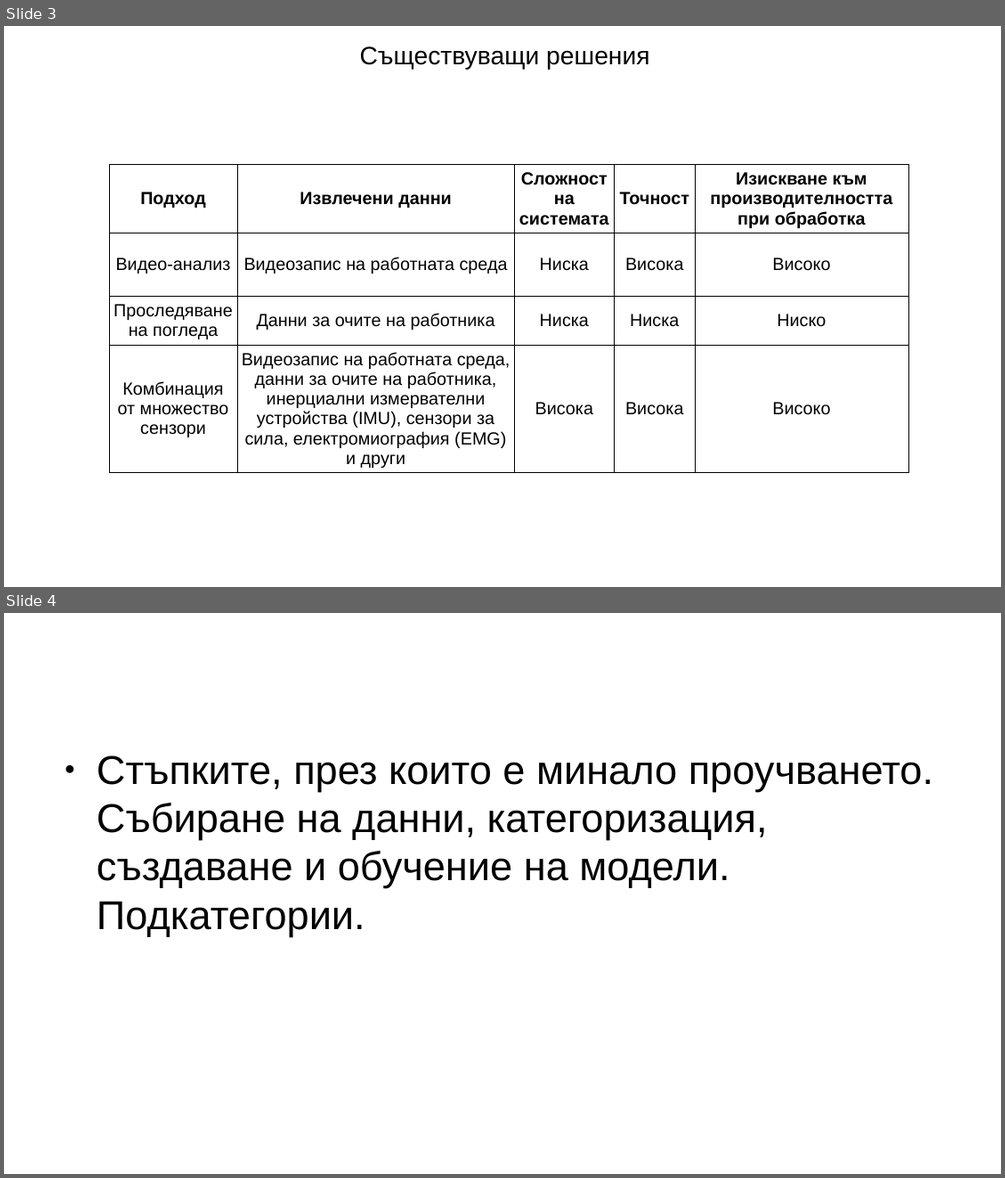
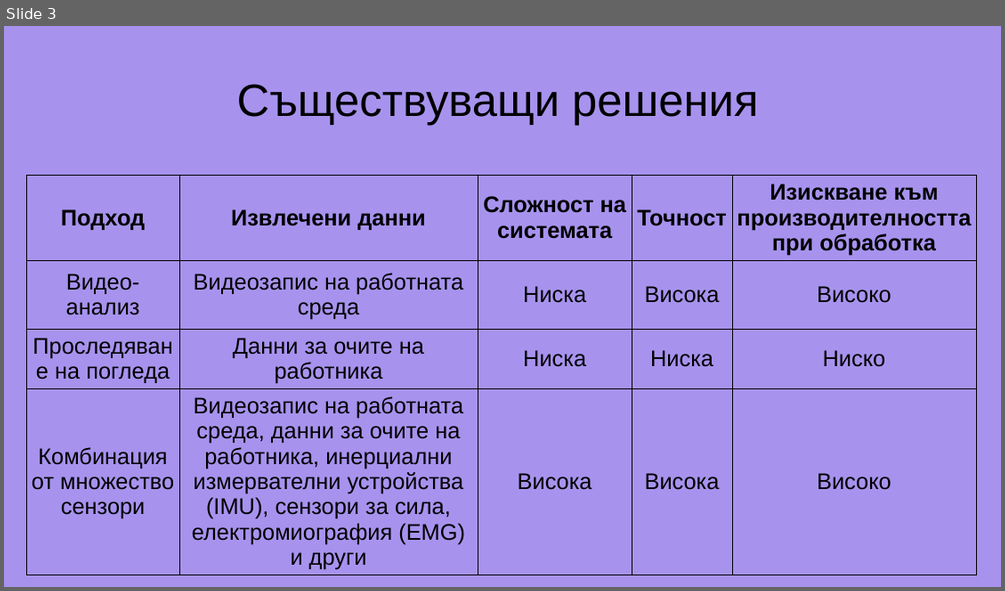
Before and after one commit to GeorgeChaparov/University-Theses, a slide deck: Presentation.odp. Shown one above the other, each under a label of ours: slides 3 and 4 before the commit, slide 3 after it. The pictures are 1005x1178 and 1005x591 pixels, drawn with LibreOffice and Linux fonts; fonts in the diff are those of the drawing. Boxes give left, top, right and bottom in pixels: in the first picture for what was removed or moved away, otherwise in the second. Text is boxed around its words. In the diff, an @@ line names an element or a change of style, - is before the commit and + after.

```diff
--- a/Presentation.odp
+++ b/Presentation.odp
@@ slide 4 removed at (x1=4, y1=613, x2=1001, y2=1174), background #FFFFFF @@
@@ text removed at (x1=97, y1=755, x2=933, y2=936) @@
-● Стъпките, през които е минало проучването. Събиране на данни, категоризация, създаване и обучение на модели. Подкатегории.
@@ slide 3 changed as well @@
@@ background #FFFFFF to #A793EE @@
@@ text "Съществуващи решения" moved from (x1=360, y1=46, x2=649, y2=70) to (x1=237, y1=84, x2=758, y2=126) @@
@@ text "Съществуващи решения" at (x1=237, y1=84, x2=758, y2=126): size 20 to 36 pt @@
@@ table at (x1=26, y1=176, x2=977, y2=573) @@
@@ size 14 to 18 pt @@
@@ table resized from (x1=109, y1=164, x2=908, y2=471) to (x1=26, y1=176, x2=977, y2=573) @@
```
Also in this commit, not shown: 2 other slides changed, 19 slides added, 11 other slides removed, 3 other files.
